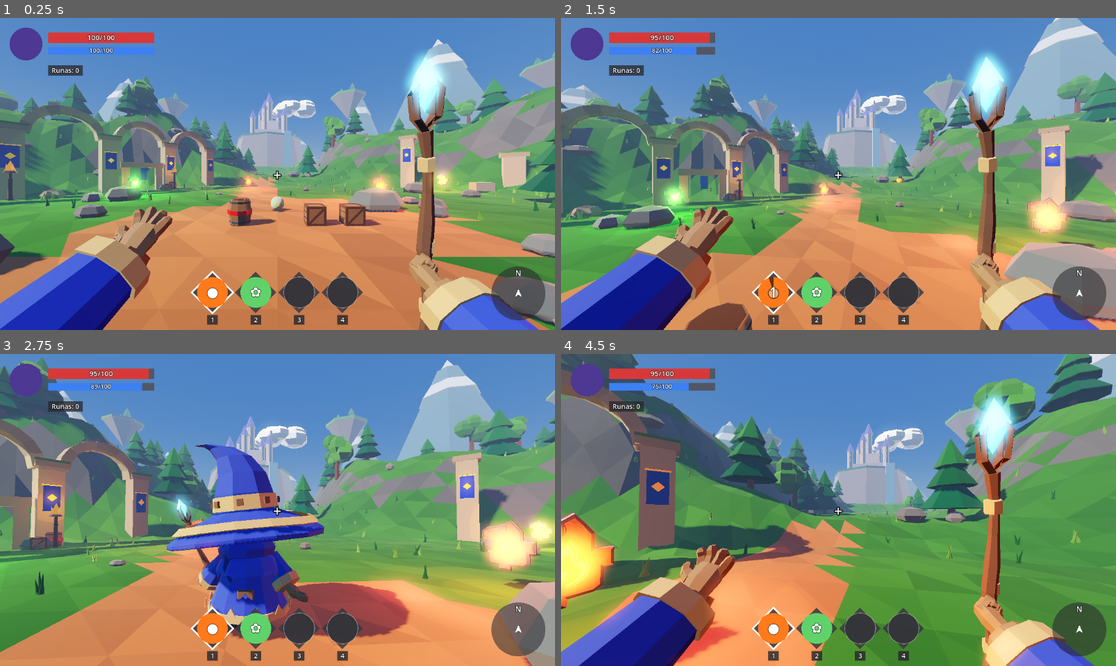
Above: before the commit, frames 1-4 (two rows, left to right).
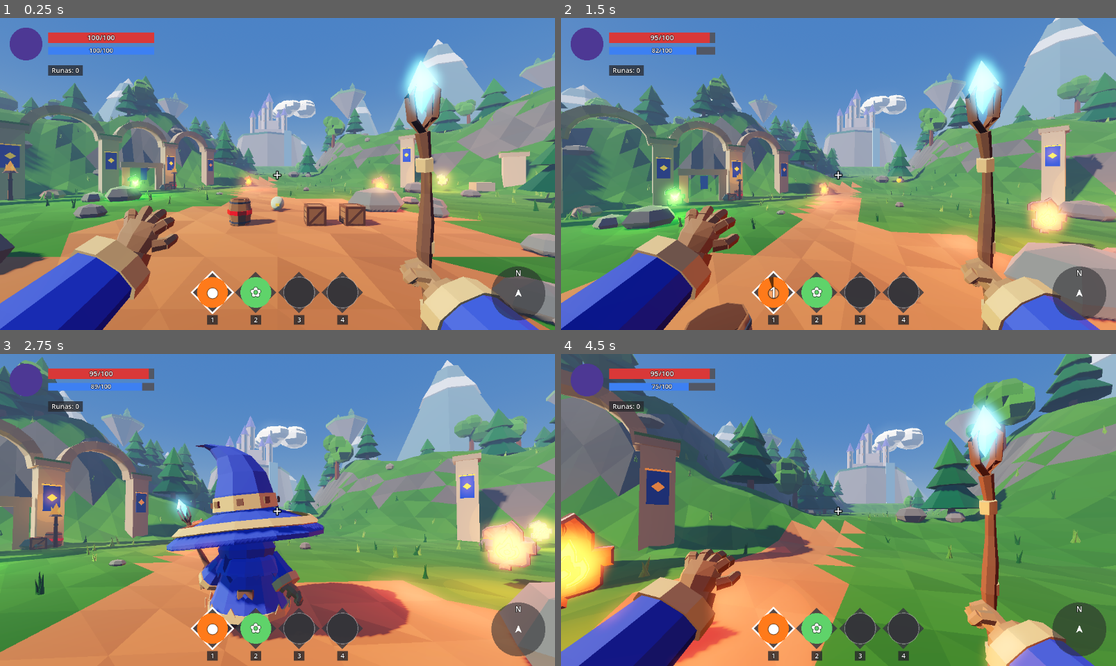
Above: after the commit, the same moments.

Repository: vitortosta4-design/Arcane-Forge
Game: Godot game, scene res://cenas/arena_teste.tscn
The game is run twice, just before and just after one commit, with the same random seed, the same clock (stepped at 60 frames per second) and the same inputs.
Inputs (mouse positions are in pixels of both pictures, inside the frame that each line leads up to):
- Up to frame 1 (0.25 s): no input
- Up to frame 2 (1.5 s): tap Enter at 0.5 s; move the mouse to (866, 174) at 0.52 s; press the mouse at (866, 174) at 0.53 s; hold W (mover_frente) from 0.53 s (still down); tap Space (pular) at 0.77 s; move the mouse to (810, 174) at 1.27 s; release the mouse at (810, 174) at 1.28 s; tap E (interagir) at 1.35 s
- Up to frame 3 (2.75 s): keep holding W (mover_frente); tap Space (pular) at 1.52 s; move the mouse to (288, 503) at 2.02 s; hold C (trocar_camera) from 2.03 s (still down)
- Up to frame 4 (4.5 s): keep holding W (mover_frente); move the mouse to (832, 516) at 2.77 s; release C (trocar_camera) at 2.78 s; click (832, 516) at 2.85 s; tap Space (pular) at 3.02, 3.77 s; move the mouse to (877, 513) at 3.52 s; hold E (interagir) 3.53-4.28 s; move the mouse to (794, 506) at 4.27 s; tap C (trocar_camera) at 4.35 s

The runs differ from the first frame. In frame 1, 2.3% of the frame differs, in the area x 20-81%, y 10-100%; in frame 2, 2.7%; in frame 3, less than 0.1%; in frame 4, 3.9%, in the area x 21-83%, y 11-100%.

Commit message:
Corrige mãos invertidas do mago: polegar, lado da palma, dobra e leque dos dedos
Co-Authored-By: Claude Opus 5.5 <noreply@anthropic.com>
Claude-Session: https://claude.ai/code/session_011N1HNTAgFQZbY8DxdUKc5s

Diff:
--- a/jogo/scripts/testes/suite_testes.gd
+++ b/jogo/scripts/testes/suite_testes.gd
@@ -2165,6 +2165,23 @@
 		anim1p.seek(0.95, true)
 		var depois := esq1p.get_bone_pose_rotation(osso)
 		_afirmar("mãos 1P: parado, o dedo médio dobra e desdobra (movimento fofo)", antes.angle_to(depois) > deg_to_rad(4.0))
+		# Orientação (Vitor, 23/10/2026: "as mãos estão invertidas"). No espaço
+		# da câmera: x para a direita, y para cima, -z para a frente.
+		anim1p.seek(0.0, true)
+		var cam_inv: Transform3D = maos.global_transform.affine_inverse()
+		var em_cam := func(nome: String) -> Vector3:
+			return cam_inv * (esq1p.global_transform * esq1p.get_bone_global_pose(esq1p.find_bone(nome)).origin)
+		var pulso_e: Vector3 = em_cam.call("MaoE")
+		var pulso_d: Vector3 = em_cam.call("MaoD")
+		_afirmar("mãos 1P: polegar esquerdo para dentro (centro da tela)", (em_cam.call("Polegar2E") as Vector3).x > pulso_e.x + 0.02)
+		_afirmar("mãos 1P: mão esquerda em pé (dedos para cima)", (em_cam.call("Medio2E") as Vector3).y > pulso_e.y + 0.03)
+		_afirmar("mãos 1P: polegar direito por cima do cajado", (em_cam.call("Polegar2D") as Vector3).y > pulso_d.y + 0.02)
+		var antes_curva: Vector3 = em_cam.call("Medio2E")
+		var giro_x: Basis = Basis(Vector3.RIGHT, deg_to_rad(50))
+		var osso_e := esq1p.find_bone("Medio1E")
+		esq1p.set_bone_pose_rotation(osso_e, esq1p.get_bone_pose_rotation(osso_e) * Quaternion(giro_x))
+		var depois_curva: Vector3 = em_cam.call("Medio2E")
+		_afirmar("mãos 1P: dobrar o dedo esquerdo leva a ponta para a frente (para a palma, não para trás)", depois_curva.z < antes_curva.z - 0.01)
 		maos.conjurar()
 		_afirmar("mãos 1P: conjurar toca Conjurar1P", anim1p.current_animation == "Conjurar1P")
 	mago.queue_free()
Binary file changed: jogo/assets/modelos/mago/mago.glb
Binary file changed: jogo/assets/modelos/mago/mago_1p.glb
Not shown, changed: arte/personagens/mago/mago.py
Not shown, changed: docs/contexto/diario.md
Not shown, changed: evidencias/fase-2/mago_v2/dedos_parado.gif
Not shown, changed: evidencias/fase-2/mago_v2/dedos_parado_quadros.png
Not shown, changed: evidencias/fase-2/mago_v2/primeira_pessoa.png
